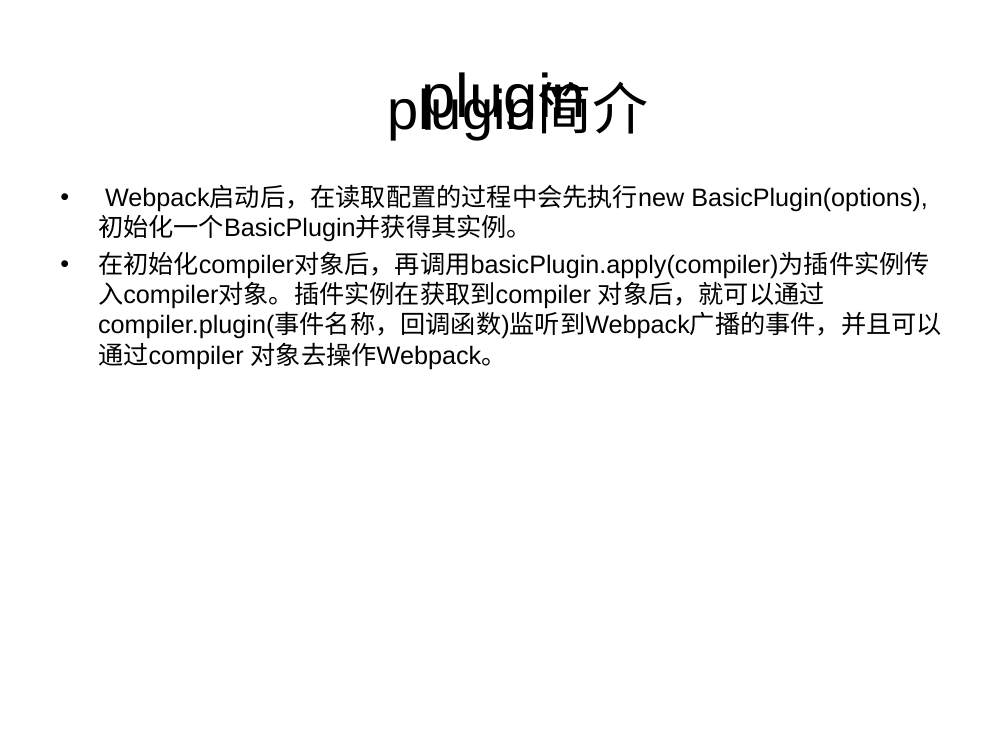
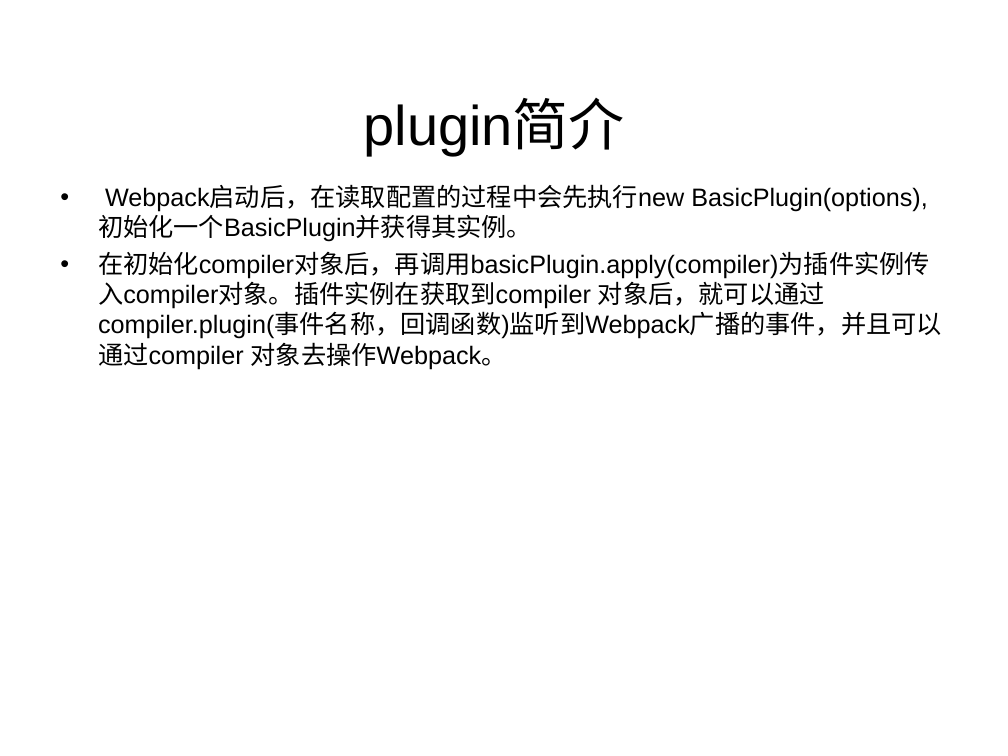
Before and after one commit to wangjiaoj/document, a slide deck: slide 24 of webpack/webpack教程.ppt. Drawn at 1008x756 pixels with LibreOffice and Linux fonts; fonts in the diff are those of the drawing. Boxes give left, top, right and bottom in pixels: in the first picture for what was removed or moved away, otherwise in the second. Text is boxed around its words. In the diff, an @@ line names an element or a change of style, - is before the commit and + after.

```diff
--- a/webpack/webpack教程.ppt
+++ b/webpack/webpack教程.ppt
@@ text "plugin简介": place and size @@
-text "plugin简介" at box(387, 85, 648, 139)
+text "plugin简介" at box(363, 101, 624, 155)
@@ title removed at box(422, 72, 586, 129) @@
-plugin
```
Also in this commit, not shown: 20 other slides changed, 1 slide added, 1 slide removed, 9 other files.
